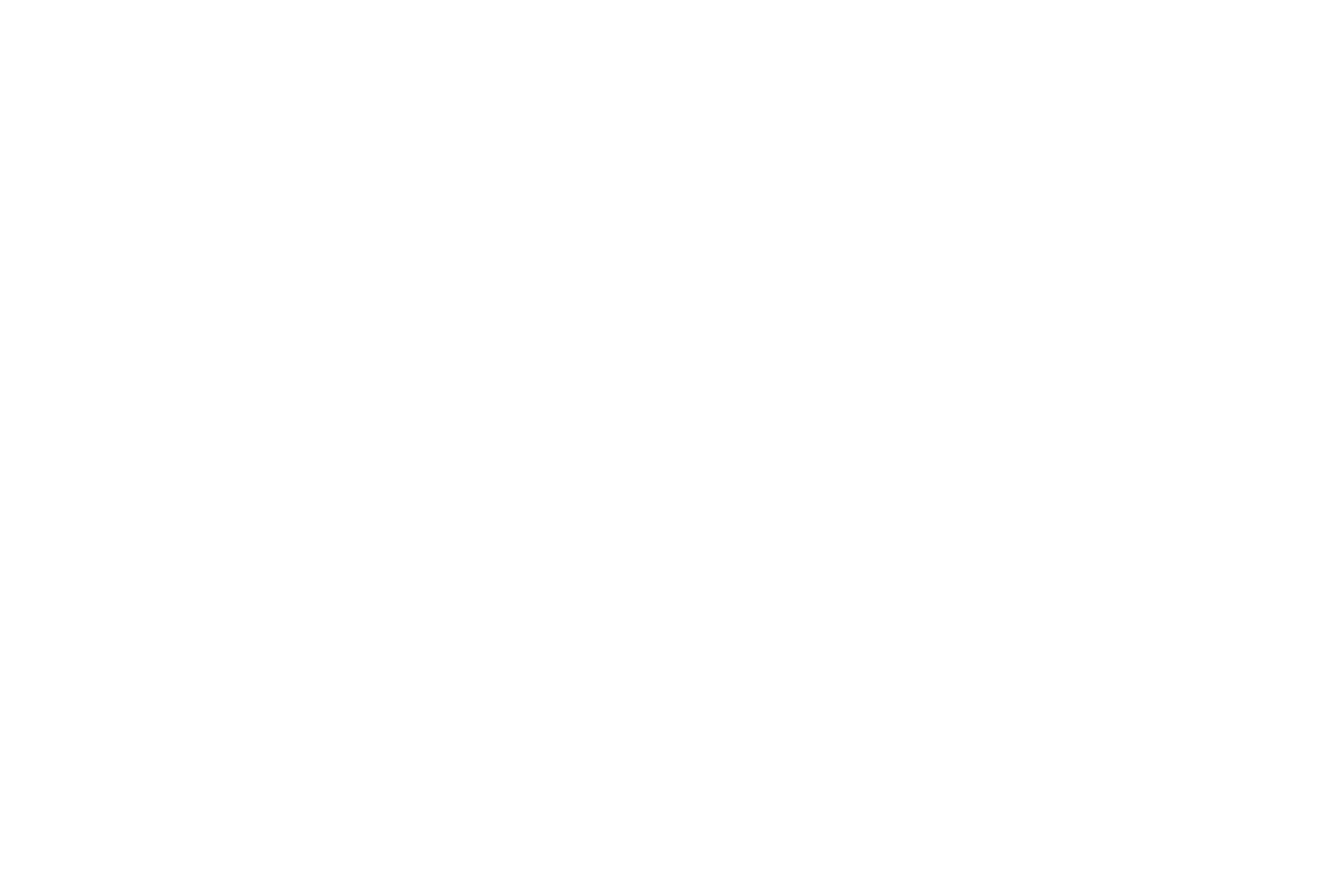
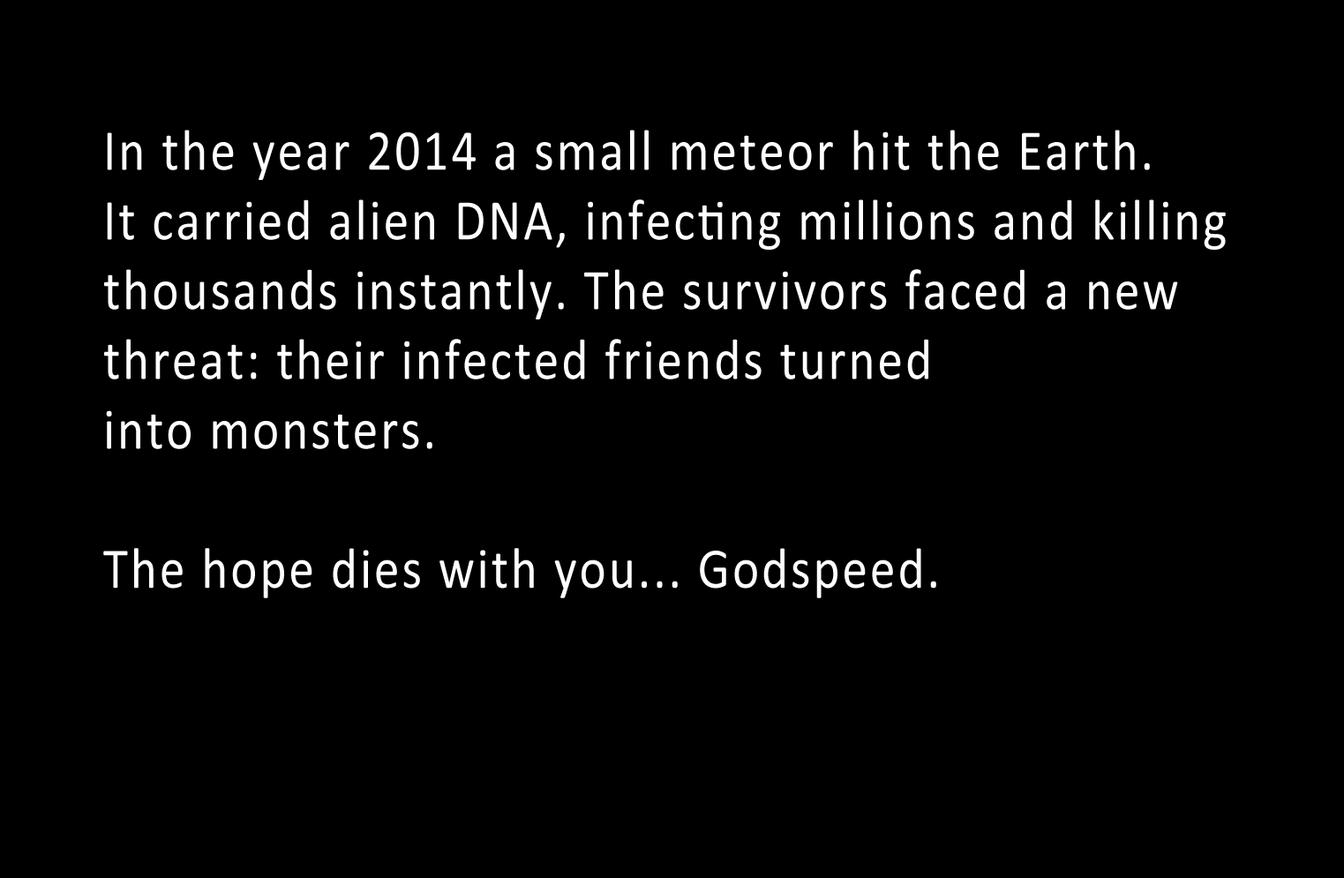
Layer changes from the first 1344 x 878 image to the second:
painted on "In the year 2014 a small meteor hit the Earth. It carried alien" over [249, 338, 1012, 390]
showed "Background" over [0, 0, 1344, 878]
